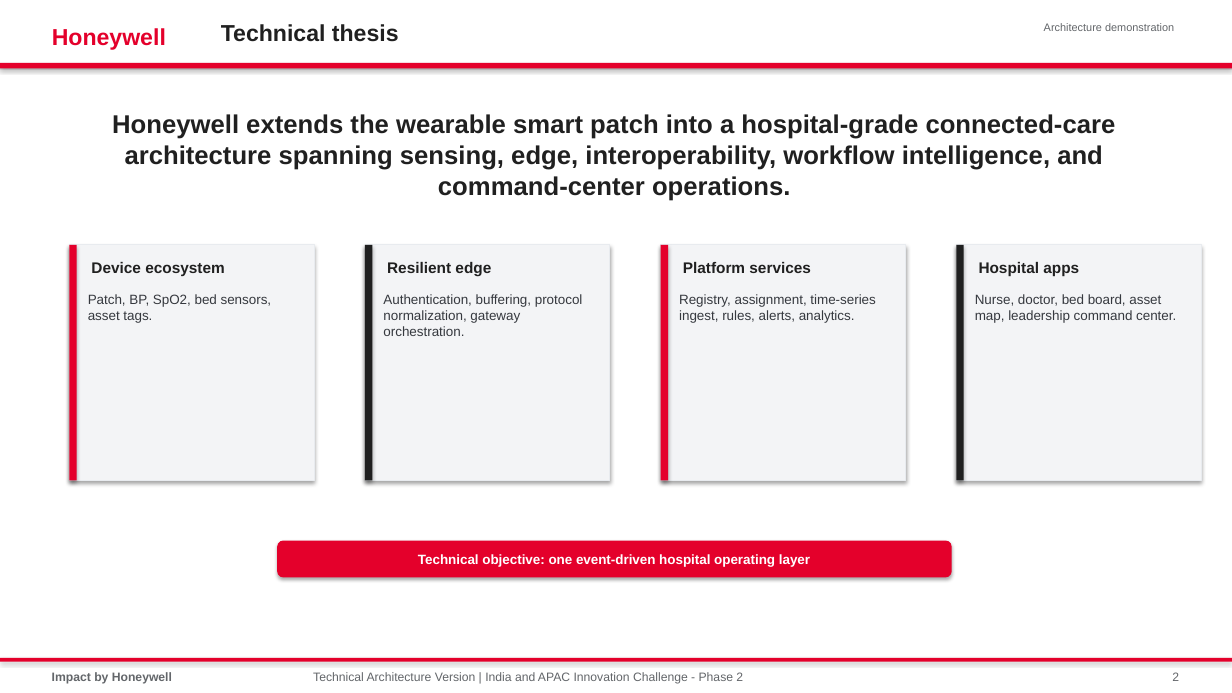
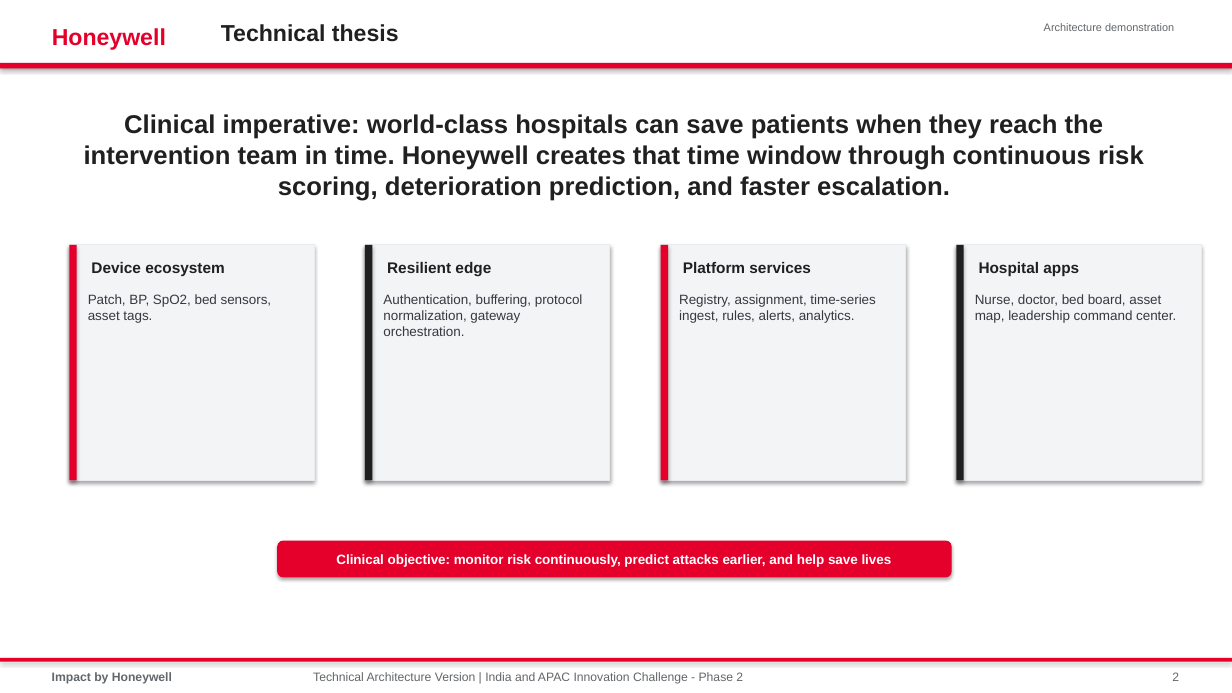
Before and after one commit to shyamnexus/HON_WSP_Innovation_Challenge, a slide deck: slide 2 of India_APAC_Innovation_Challenge_Phase2_Technical_Architecture_Version.pptx. Drawn at 1232x693 pixels with LibreOffice and Linux fonts; fonts in the diff are those of the drawing. Boxes give left, top, right and bottom in pixels: in the first picture for what was removed or moved away, otherwise in the second. Text is boxed around its words. In the diff, an @@ line names an element or a change of style, - is before the commit and + after.

```diff
--- a/India_APAC_Innovation_Challenge_Phase2_Technical_Architecture_Version.pptx
+++ b/India_APAC_Innovation_Challenge_Phase2_Technical_Architecture_Version.pptx
@@ text at [84, 114, 1144, 196]: text changed @@
-Honeywell extends the wearable smart patch into a hospital-grade connected-care architecture spanning sensing, edge, interoperability, workflow intelligence, and command-center operations.
+Clinical imperative: world-class hospitals can save patients when they reach the intervention team in time. Honeywell creates that time window through continuous risk scoring, deterioration prediction, and faster escalation.
@@ text in rounded rectangle at [336, 554, 892, 567]: text changed @@
-Technical objective: one event-driven hospital operating layer
+Clinical objective: monitor risk continuously, predict attacks earlier, and help save lives
```
Also in this commit, not shown: 1 other slide changed, 1 other file.
